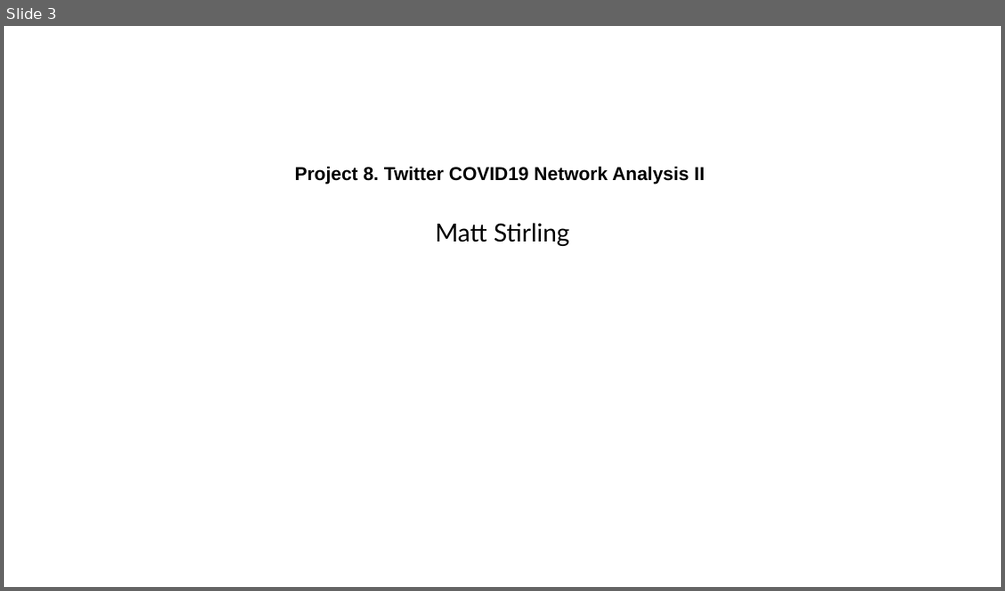
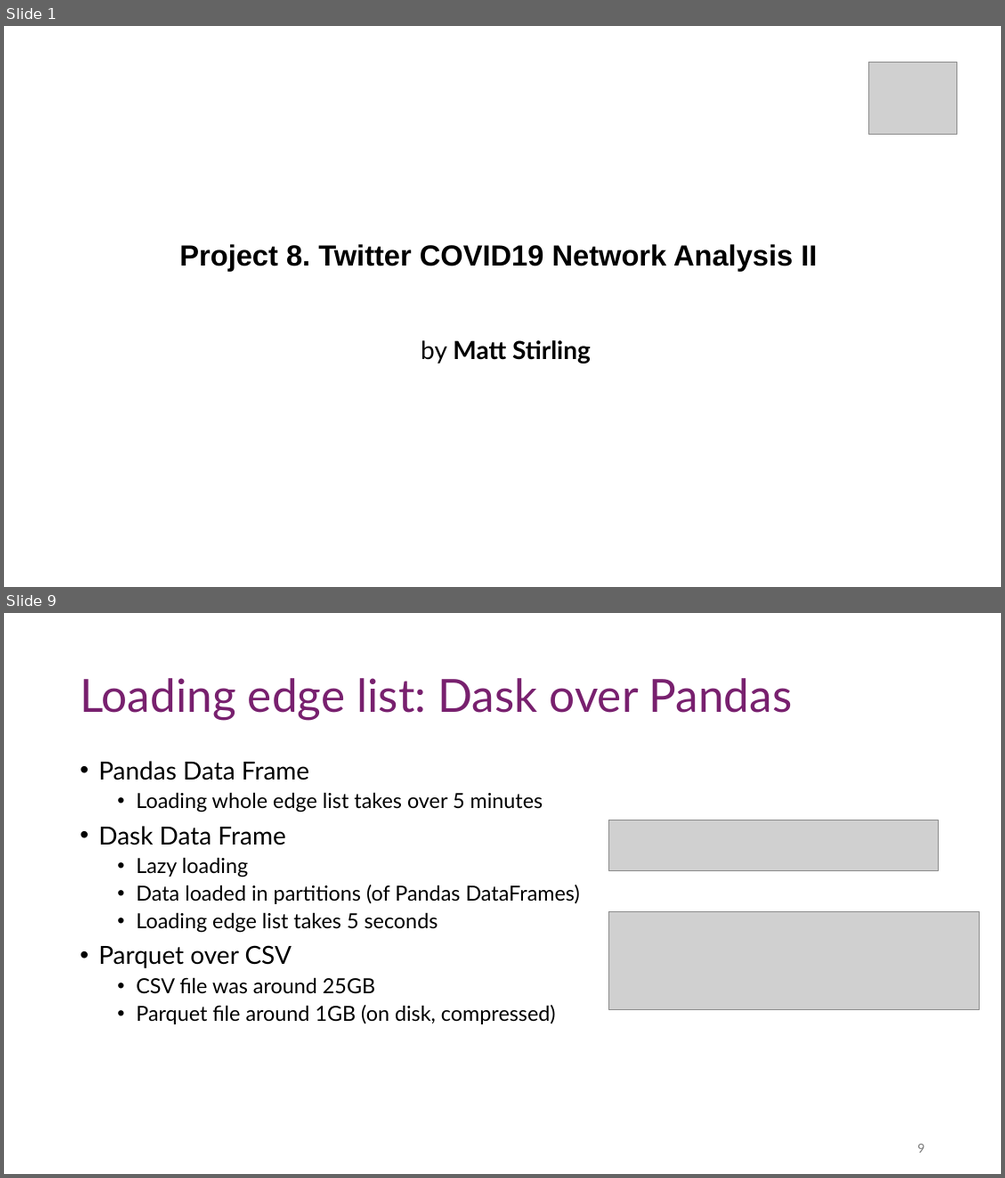
Before and after one commit to MattThePerson/SNA_Project_2024, a slide deck: Project Materials/Semiar Presentation.pptx. Shown one above the other, each under a label of ours: slide 3 before the commit, slides 1 and 9 after it; the slides between them are not shown. The pictures are 1005x591 and 1005x1178 pixels, drawn with LibreOffice and Linux fonts; fonts in the diff are those of the drawing; grey boxes stand for pictures. Boxes give left, top, right and bottom in pixels: in the first picture for what was removed or moved away, otherwise in the second. Text is boxed around its words. In the diff, an @@ line names an element or a change of style, - is before the commit and + after.

```diff
--- a/Project Materials/Semiar Presentation.pptx
+++ b/Project Materials/Semiar Presentation.pptx
@@ slide 9 added at box(4, 613, 1001, 1174), background #FFFFFF @@
@@ text added at box(80, 678, 793, 720), 44 pt, text #78206E @@
+Loading edge list: Dask over Pandas
@@ text added at box(98, 761, 580, 1024), 20 pt, text #000000 @@
+• Pandas Data Frame
+  • Loading whole edge list takes over 5 minutes
+• Dask Data Frame
+  • Lazy loading
+  • Data loaded in partitions (of Pandas DataFrames)
+  • Loading edge list takes 5 seconds
+• Parquet over CSV
+  • CSV file was around 25GB
+  • Parquet file around 1GB (on disk, compressed)
@@ picture added at box(609, 820, 938, 871) @@
@@ picture added at box(609, 911, 979, 1009) @@
@@ page number added at box(917, 1143, 924, 1152), 12 pt, text #797979 @@
+9
@@ what was slide 3 is now slide 1 @@
@@ slide 1 changed as well @@
@@ picture added at box(868, 62, 956, 135) @@
@@ title "Project 8. Twitter COVID19 Network ...": place and size @@
-title "Project 8. Twitter COVID19 Network ..." at box(295, 166, 704, 184)
+title "Project 8. Twitter COVID19 Network ..." at box(179, 244, 817, 271)
@@ title "Project 8. Twitter COVID19 Network ..." at box(179, 244, 817, 271): size 18 to 28 pt @@
@@ subtitle at box(421, 340, 591, 363): text changed; bold on @@
-Matt Stirling
+by Matt Stirling
```
Also in this commit, not shown: 1 other slide changed, 31 other slides added, 6 slides removed.
